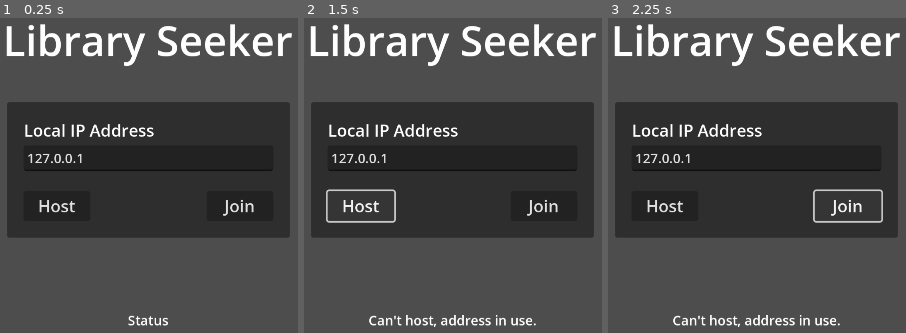
Above: before the commit, frames 1-3 (left to right).
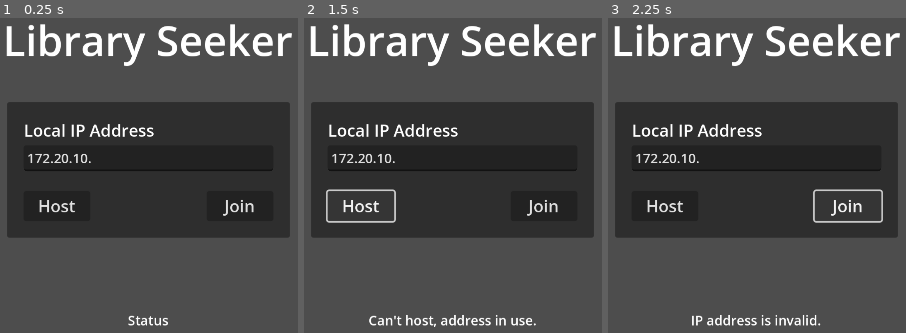
Above: after the commit, the same moments.

Repository: Ciasne14/LibrarySeeker
Game: Godot game, scene res://Scenes/lobby.tscn
Same seed, same stepped clock (60 frames per second), same inputs: the game is played once before the commit and once after it.
Inputs (mouse positions are in pixels of both pictures, inside the frame that each line leads up to):
- Up to frame 1 (0.25 s): no input
- Up to frame 2 (1.5 s): tap Enter at 0.5 s; move the mouse to (outside the picture) at 0.52 s; hold D (move_right) 0.53-1.25 s; click "Host" at 1.25 s
- Up to frame 3 (2.25 s): click "Join" at 2 s

The runs differ from the first frame. In frame 1, 0.3% of the frame differs, in the area x 11-31%, y 43-47%; in frame 2, 0.3%; in frame 3, 1.3%, in the area x 11-78%, y 43-99%.
Error before the commit: Cannot call method 'compress' on a null value. (res://Scenes/Scripts/lobby.gd:91)

Commit message:
multiplayer fix

Diff:
--- a/Scenes/lobby.tscn
+++ b/Scenes/lobby.tscn
@@ -59,7 +59,7 @@
 unique_name_in_owner = true
 custom_minimum_size = Vector2(300, 2.08165e-12)
 layout_mode = 2
-text = "127.0.0.1"
+text = "172.20.10."
 
 [node name="MarginContainer" type="MarginContainer" parent="PanelContainer/MarginContainer/VBoxContainer"]
 layout_mode = 2
--- a/Scenes/player.tscn
+++ b/Scenes/player.tscn
@@ -13,6 +13,9 @@
 properties/1/path = NodePath("CameraPivot:rotation")
 properties/1/spawn = true
 properties/1/replication_mode = 1
+properties/2/path = NodePath(".:rotation")
+properties/2/spawn = true
+properties/2/replication_mode = 1
 
 [node name="Player" type="CharacterBody3D"]
 transform = Transform3D(1, 0, 0, 0, 1, 0, 0, 0, 1, 0, 1.95516, 0)
Not shown: 1 places in bookcase.tscn that only renumber resources
Not shown: 1 places in wall.tscn that only renumber resources
